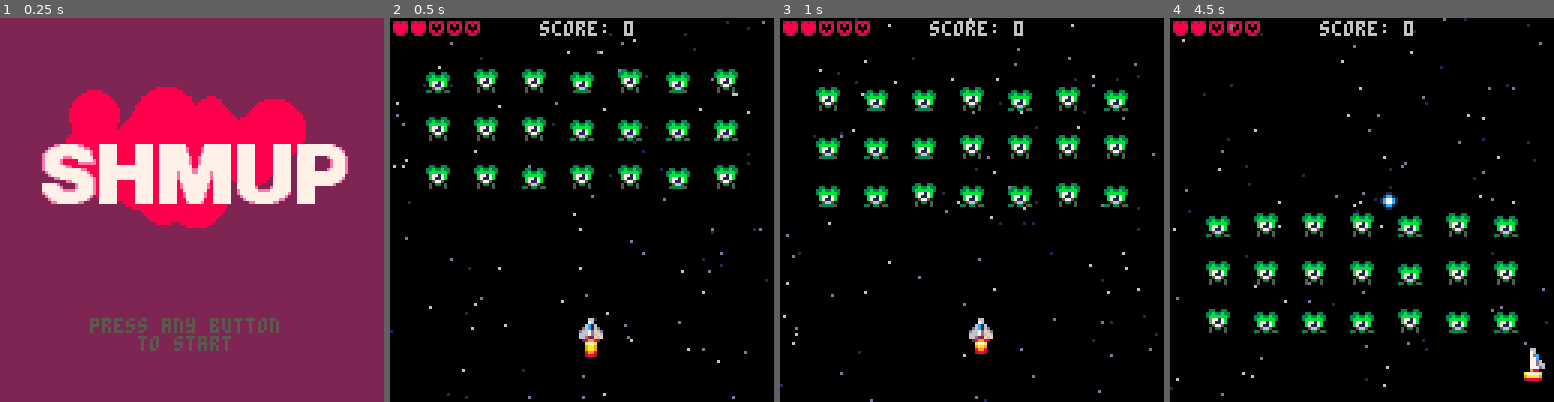
Above: before the commit, frames 1-4 (left to right).
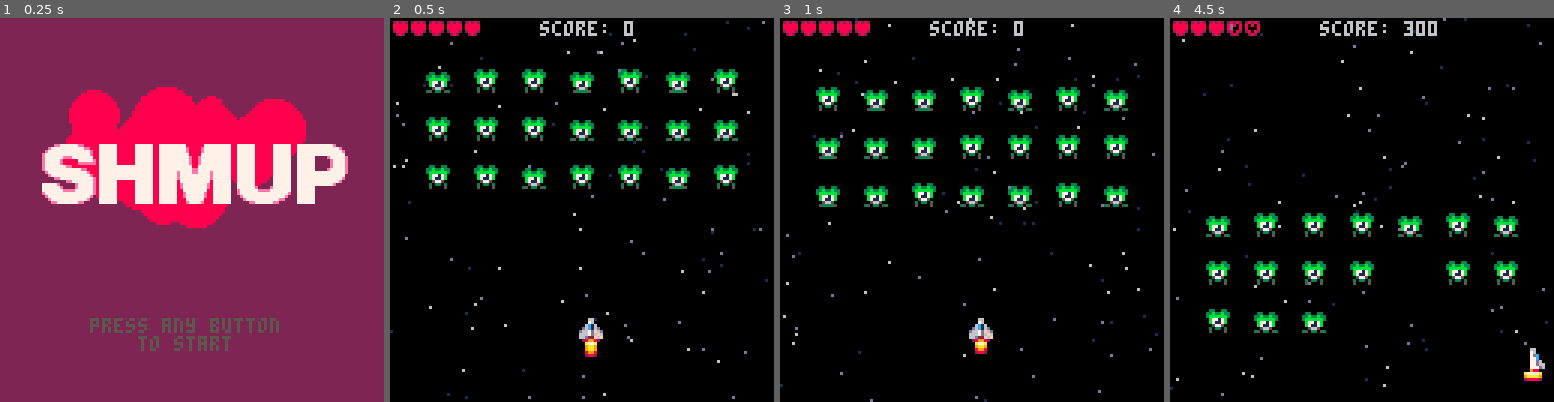
Above: after the commit, the same moments.

Repository: jimmac/pico-shed
Game: PICO-8 cartridge shmup.p8
Same seed, same stepped clock (60 frames per second), same inputs: the game is played once before the commit and once after it.
Inputs:
- Up to frame 1 (0.25 s): no input
- Up to frame 2 (0.5 s): tap X (X key) at 0.33 s
- Up to frame 3 (1 s): tap O (Z key) at 0.7 s
- Up to frame 4 (4.5 s): tap X (X key) at 1.07, 1.85, 2.97, 4.08 s; hold Right 1.6-2.1 s; tap O (Z key) every 0.4 s from 1.7 to 4.1 s; hold Up 2.15-2.42 s; hold Right 2.47-3.03 s; hold Left 3.08-3.58 s; hold Down 3.63-3.97 s; hold Right from 4.02 s (still down)

Frame 1 is identical in both runs. In frame 2, 0.1% of the frame differs, in the area x 10-23%, y 1-4%; in frame 3, 0.1%; in frame 4, 1.6%, in the area x 10-91%, y 0-83%.

Commit message:
collision detection, baby!
- score updates
- lives update
- end screen done
- bullets hit
- player hits and lives are take away

Diff:
--- a/shmup.p8
+++ b/shmup.p8
@@ -50,13 +50,17 @@
 	pl.spx=0
 	pl.spy=0 --speed
 	pl.spr=2
-	pl.lv=2 --number of lives
+	pl.lv=5 --number of lives
 	flame=4 --spr of flame
 
 	bl={} --bulets
 
 	en={} --enemies
 
+	--[[
+	add(en,{x=40,y=24,spy=.2,spx=0,
+	        spr=20+rnd(3)})
+	--]]
 	for i=1,7 do
 		for j=1,3 do
 			local myen={}
@@ -146,6 +151,27 @@
 
 function drwspr(myspr)
 	spr(myspr.spr,myspr.x,myspr.y)
+end
+
+function col(a,b)
+	--collision between a and b
+	--assumes 8x8 sprites
+	local a_left=a.x
+	local a_top=a.y
+	local a_right=a.x+7
+	local a_bottom=a.y+7
+
+	local b_left=b.x
+	local b_top=b.y
+	local b_right=b.x+7
+	local b_bottom=b.y+7
+
+	if a_top>b_bottom then	return false	end
+	if b_top>a_bottom then	return false	end
+ if a_left>b_right then	return false	end
+ if b_left>a_right then	return false	end
+
+ return true
 end
 -->8
 --update
@@ -195,6 +221,17 @@
 		end
 	end
 
+	--collision pl x en
+	for myen in all(en) do
+		if col(myen,pl) then
+			pl.lv-=1
+			sfx(1)
+			del(en,myen)
+		end
+	end
+	if pl.lv<=0 then
+		mode="end"
+	end
 
 	--shooting
 	if btnp(❎) then
@@ -214,6 +251,17 @@
 			del(bl,bullet)
 		end
 	end
+	--collision bullets vs enemies
+	for bullet in all(bl) do
+		for enemy in all(en) do
+			if col(bullet,enemy) then
+				sfx(1)
+				score+=100
+				del(en,enemy)
+				del(bl,bullet)
+			end
+		end
+	end
 
 end
 
@@ -225,6 +273,8 @@
 end
 
 function update_end()
+ score=0
+ pl.lv=5
 	if btnp(❎) or btnp(🅾️) then
 		mode="start"
 	end
Not shown, changed: the thumbnail (__label__) section of shmup.p8
Not shown, changed: the sound effects (__sfx__) section of shmup.p8
